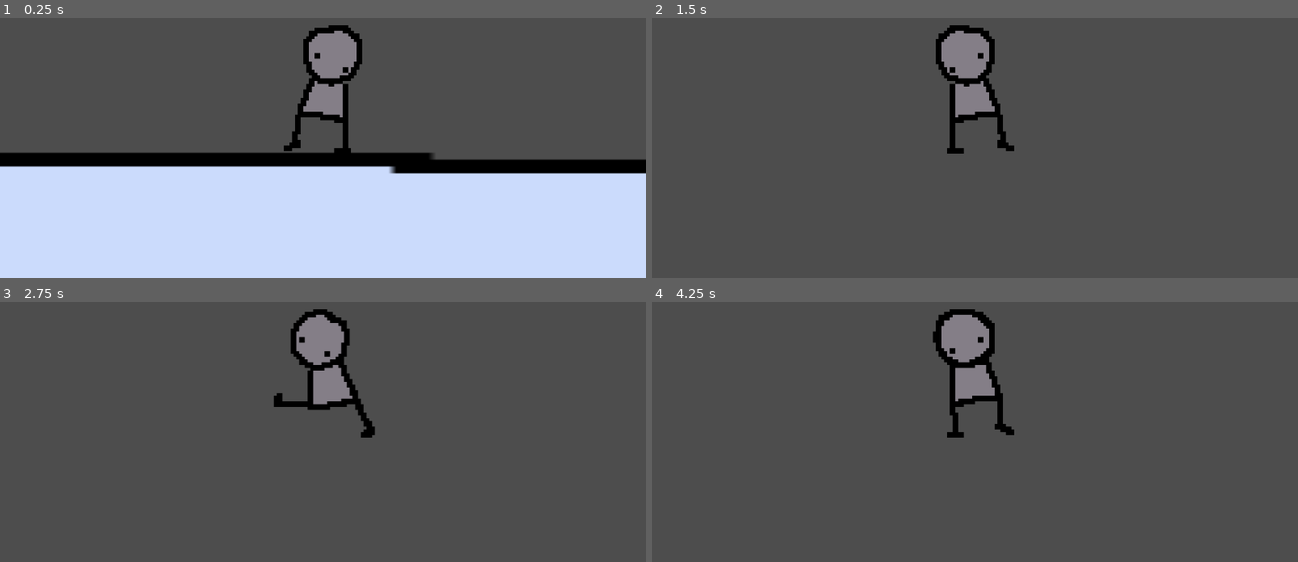
Above: before the commit, frames 1-4 (two rows, left to right).
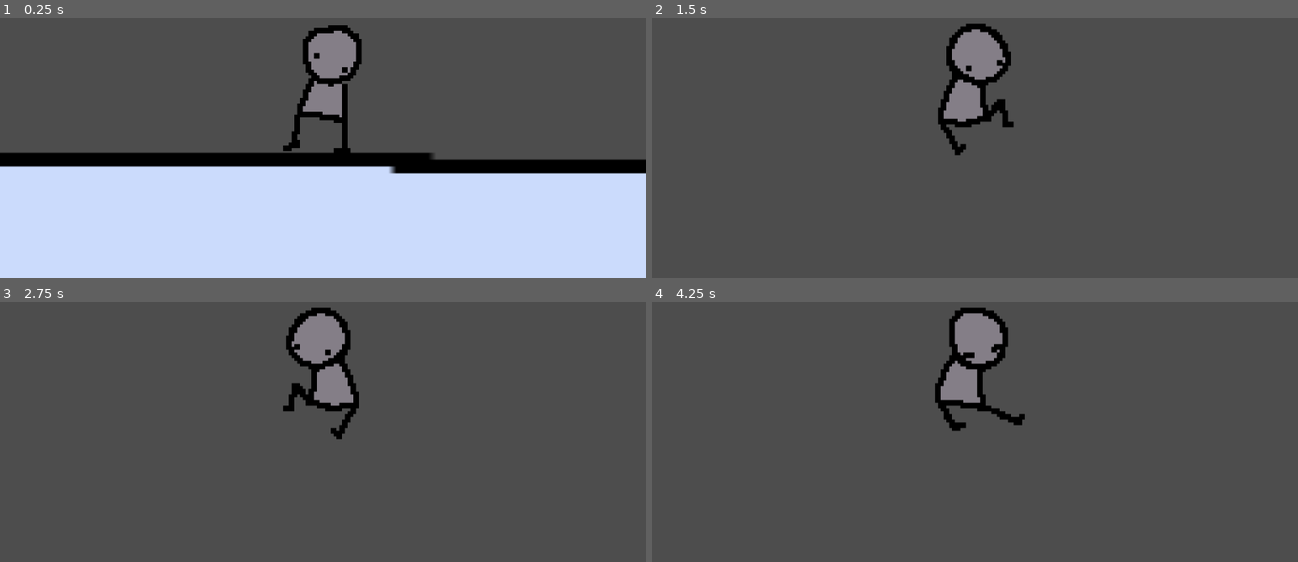
Above: after the commit, the same moments.

Repository: Helia8/platform
Game: Godot game, scene res://scenes/Level/Level1.tscn
Two runs of this game, one before a commit and one after it. Both use one fixed random seed, a clock stepped at 60 frames per second and the inputs below.
Inputs:
- Up to frame 1 (0.25 s): no input
- Up to frame 2 (1.5 s): tap Enter (ui_accept) at 0.5, 0.77 s; hold Right (ui_right) from 0.53 s (still down)
- Up to frame 3 (2.75 s): tap Enter (ui_accept) at 1.52 s; release Right (ui_right) at 2.03 s; hold Left (ui_left) from 2.03 s (still down)
- Up to frame 4 (4.25 s): release Left (ui_left) at 2.78 s; hold Right (ui_right) from 2.78 s (still down); tap Enter (ui_accept) at 3.02, 3.77 s

The runs differ from the first frame. In frame 1, 0.2% of the frame differs, in the area x 43-57%, y 2-52%; in frame 2, 2.6%; in frame 3, 1.6%; in frame 4, 3.0%, in the area x 43-58%, y 2-53%.

Commit message:
feat: win sprites

Diff:
--- a/scenes/Player.tscn
+++ b/scenes/Player.tscn
@@ -2,19 +2,34 @@
 
 [ext_resource type="Script" uid="uid://2u28t715n00v" path="res://src/player.gd" id="1_v6fml"]
 [ext_resource type="Texture2D" uid="uid://d6v1bxxog2t8" path="res://assets/player.png" id="3_3li8b"]
-[ext_resource type="Texture2D" uid="uid://s1ta3agt38mk" path="res://assets/anims/playeridle0.png" id="3_cw2d6"]
-[ext_resource type="Texture2D" uid="uid://ja85tykkadqj" path="res://assets/anims/playerwalk1.png" id="3_qu4a1"]
-[ext_resource type="Texture2D" uid="uid://cryitcir1di0" path="res://assets/anims/playerwalk2.png" id="4_70d11"]
-[ext_resource type="Texture2D" uid="uid://dmp57sf0eqsks" path="res://assets/anims/playeridle1.png" id="4_khinc"]
-[ext_resource type="Texture2D" uid="uid://dnvqroobbds82" path="res://assets/anims/playerwalk3.png" id="5_cw2d6"]
-[ext_resource type="Texture2D" uid="uid://otvguttfogsf" path="res://assets/anims/playerjump0.png" id="5_khinc"]
-[ext_resource type="Texture2D" uid="uid://bg25h23p3mog2" path="res://assets/anims/playerjump1.png" id="6_bruh7"]
+[ext_resource type="Texture2D" uid="uid://s1ta3agt38mk" path="res://assets/anims/player/playeridle0.png" id="3_cw2d6"]
+[ext_resource type="Texture2D" uid="uid://ja85tykkadqj" path="res://assets/anims/player/playerwalk1.png" id="3_qu4a1"]
+[ext_resource type="Texture2D" uid="uid://cryitcir1di0" path="res://assets/anims/player/playerwalk2.png" id="4_70d11"]
+[ext_resource type="Texture2D" uid="uid://dmp57sf0eqsks" path="res://assets/anims/player/playeridle1.png" id="4_khinc"]
+[ext_resource type="Texture2D" uid="uid://dnvqroobbds82" path="res://assets/anims/player/playerwalk3.png" id="5_cw2d6"]
+[ext_resource type="Texture2D" uid="uid://otvguttfogsf" path="res://assets/anims/player/playerjump0.png" id="5_khinc"]
+[ext_resource type="Texture2D" uid="uid://bg25h23p3mog2" path="res://assets/anims/player/playerjump1.png" id="6_bruh7"]
+[ext_resource type="Texture2D" uid="uid://msvtsr0h3nhk" path="res://assets/anims/player/playerjump_falling1.png" id="7_lkdrv"]
+[ext_resource type="Texture2D" uid="uid://5pbkjcdh8vdx" path="res://assets/anims/player/playerjump_falling2.png" id="8_p7iby"]
+[ext_resource type="Texture2D" uid="uid://li8cutfujf67" path="res://assets/anims/player/playerjump_rising1.png" id="9_0rnld"]
+[ext_resource type="Texture2D" uid="uid://1v6emqtjvyr2" path="res://assets/anims/player/playerjump_rising2.png" id="10_srp4u"]
 
 [sub_resource type="RectangleShape2D" id="RectangleShape2D_5q5h1"]
 size = Vector2(110.5, 215)
 
 [sub_resource type="SpriteFrames" id="SpriteFrames_khinc"]
 animations = [{
+"frames": [{
+"duration": 1.5,
+"texture": ExtResource("5_khinc")
+}, {
+"duration": 1.5,
+"texture": ExtResource("6_bruh7")
+}],
+"loop": true,
+"name": &"falling",
+"speed": 5.0
+}, {
 "frames": [{
 "duration": 1.5,
 "texture": ExtResource("3_cw2d6")
@@ -28,13 +43,24 @@
 }, {
 "frames": [{
 "duration": 1.5,
-"texture": ExtResource("5_khinc")
+"texture": ExtResource("7_lkdrv")
 }, {
 "duration": 1.5,
-"texture": ExtResource("6_bruh7")
+"texture": ExtResource("8_p7iby")
 }],
 "loop": true,
-"name": &"jump",
+"name": &"jump_falling",
+"speed": 5.0
+}, {
+"frames": [{
+"duration": 1.5,
+"texture": ExtResource("9_0rnld")
+}, {
+"duration": 1.5,
+"texture": ExtResource("10_srp4u")
+}],
+"loop": true,
+"name": &"jump_rising",
 "speed": 5.0
 }, {
 "frames": [{
@@ -67,7 +93,6 @@
 shape = SubResource("RectangleShape2D_5q5h1")
 
 [node name="PlayerAnim" type="AnimatedSprite2D" parent="." unique_id=1195486849]
-position = Vector2(0, -13)
+position = Vector2(-1, -13)
 sprite_frames = SubResource("SpriteFrames_khinc")
-animation = &"jump"
-frame_progress = 0.014093387
+animation = &"walk"
Renamed: assets/anims/playeridle0.png -> assets/anims/player/playeridle0.png
Not shown, added: assets/anims/player/playeridle0.png.import
Renamed: assets/anims/playeridle1.png -> assets/anims/player/playeridle1.png
Not shown, added: assets/anims/player/playeridle1.png.import
Renamed: assets/anims/playerjump0.png -> assets/anims/player/playerjump0.png
Not shown, changed: assets/anims/player/playerjump0.png.import
Renamed: assets/anims/playerjump1.png -> assets/anims/player/playerjump1.png
Not shown, added: assets/anims/player/playerjump1.png.import
Binary file added: assets/anims/player/playerjump_falling1.png
Not shown, added: assets/anims/player/playerjump_falling1.png.import
Binary file added: assets/anims/player/playerjump_falling2.png
Not shown, changed: assets/anims/player/playerjump_falling2.png.import
(and 27 more such lines)
